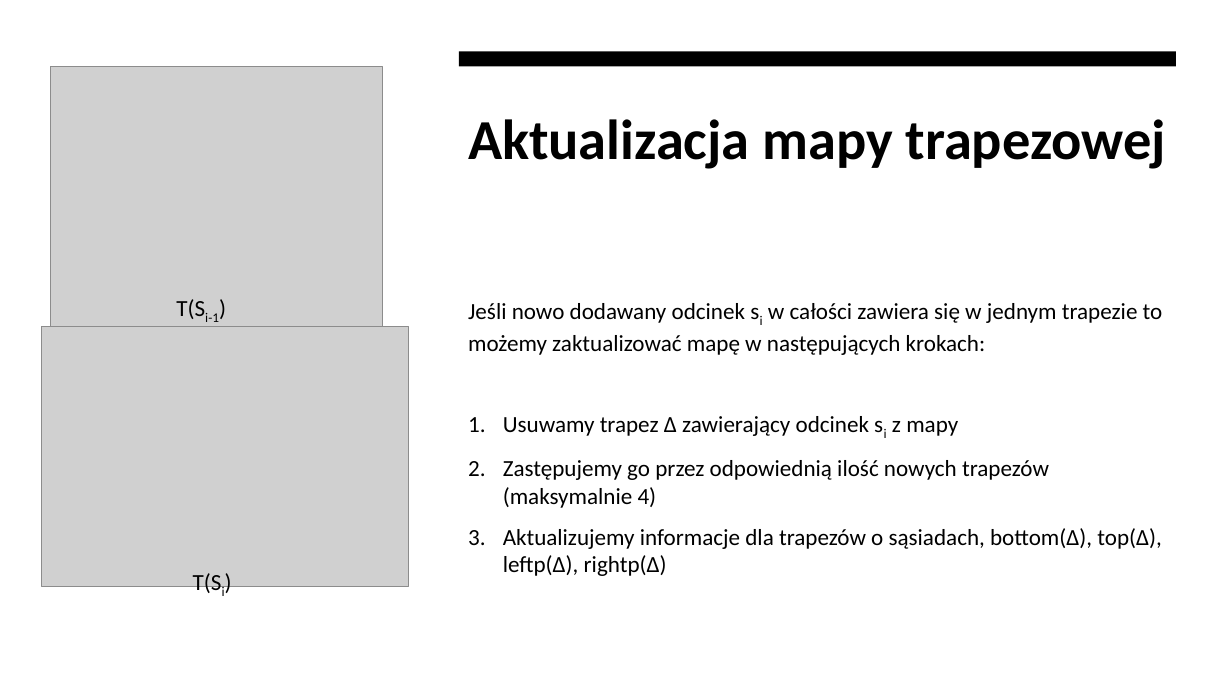
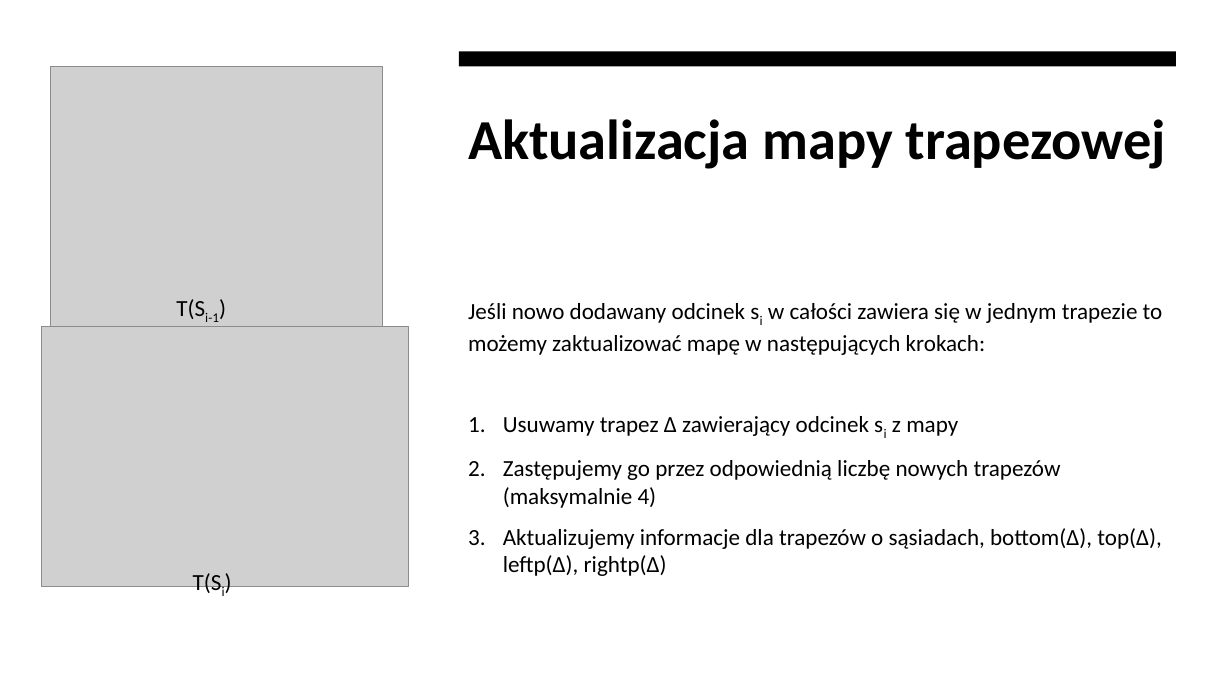
Before and after one commit to mcjwsn/Lokalizacja_punktu_na_plaszczynznie_przy_uzyciu_metody_trapezowej, a slide deck: slide 16 of Na razie niech zostanie powerpoint.pptx. Drawn at 1232x693 pixels with LibreOffice and Linux fonts; fonts in the diff are those of the drawing; grey boxes stand for pictures. Boxes give left, top, right and bottom in pixels: in the first picture for what was removed or moved away, otherwise in the second. Text is boxed around its words. In the diff, an @@ line names an element or a change of style, - is before the commit and + after.

```diff
--- a/Na razie niech zostanie powerpoint.pptx
+++ b/Na razie niech zostanie powerpoint.pptx
@@ text at [503, 460, 1061, 508]: text changed @@
-2. Zastępujemy go przez odpowiednią ilość nowych trapezów (maksymalnie 4)
+2. Zastępujemy go przez odpowiednią liczbę nowych trapezów (maksymalnie 4)
```
Also in this commit, not shown: 7 slides added, 2 other files.
